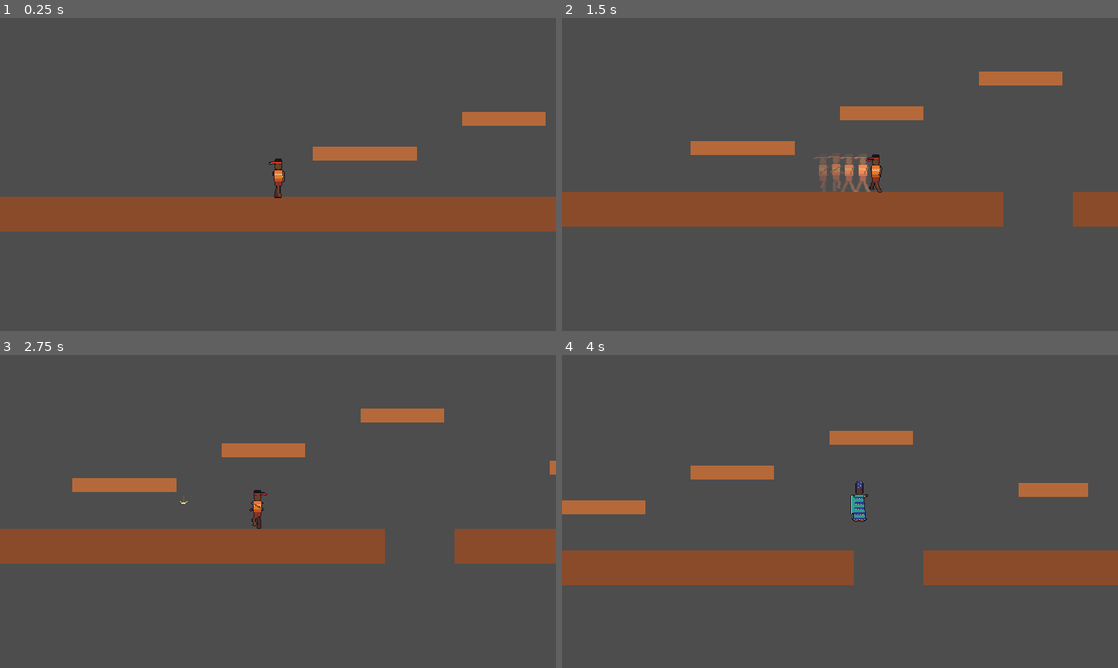
Above: before the commit, frames 1-4 (two rows, left to right).
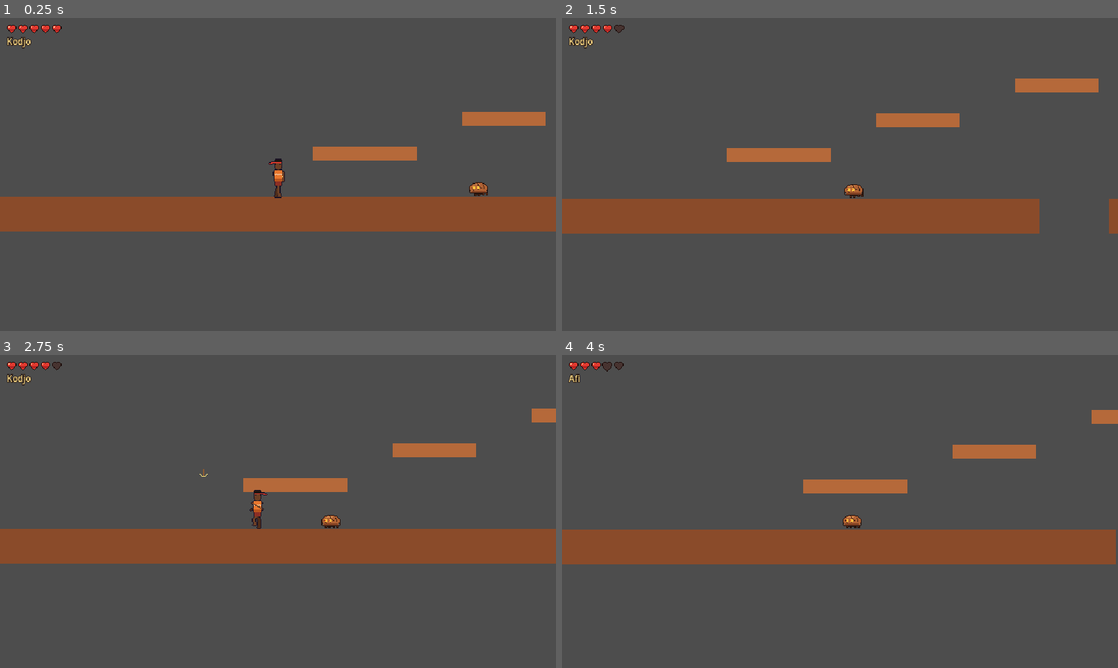
Above: after the commit, the same moments.

Repository: maximghost/xevioso
Game: Godot game, scene res://scenes/levels/test_level.tscn
The game is run twice, just before and just after one commit, with the same random seed, the same clock (stepped at 60 frames per second) and the same inputs.
Inputs:
- Up to frame 1 (0.25 s): no input
- Up to frame 2 (1.5 s): hold D (move_right) from 0.53 s (still down); tap K (ability) at 0.6, 1.35 s; tap Space (jump) at 0.77 s
- Up to frame 3 (2.75 s): tap Space (jump) at 1.52 s; release D (move_right) at 2.03 s; hold A (move_left) from 2.03 s (still down); tap J (attack) at 2.1 s; tap K (ability) at 2.3 s
- Up to frame 4 (4 s): release A (move_left) at 2.78 s; hold D (move_right) from 2.78 s (still down); tap Tab (switch_hero) at 2.85 s; tap Space (jump) at 3.02, 3.77 s; tap K (ability) at 3.05, 3.6 s

The runs differ from the first frame. In frame 1, 0.4% of the frame differs, in the area x 1-88%, y 2-57%; in frame 2, 9.0%; in frame 3, 5.7%; in frame 4, 18%, in the area x 0-100%, y 2-74%.

Commit message:
Premier ennemi, points de vie et réapparition
- Composant Health réutilisable (dégâts, soins, invincibilité temporaire)
- Motte sèche : patrouille, demi-tour aux bords, deux coups de hache, part en poussière
- Héros : recul quand il est touché, clignotement, mort dans le vide, réapparition
- HUD : cœurs et nom du héros joué
- Hache lancée à hauteur de hanche, un seul coup par hache

Diff:
--- /dev/null
+++ b/assets/enemies/crawler/crawler_frames.tres
@@ -0,0 +1,39 @@
+[gd_resource type="SpriteFrames" format=3]
+
+[ext_resource type="Texture2D" path="res://assets/enemies/crawler/crawler.png" id="1_tex"]
+
+[sub_resource type="AtlasTexture" id="walk_0"]
+atlas = ExtResource("1_tex")
+region = Rect2(0, 0, 24, 20)
+
+[sub_resource type="AtlasTexture" id="walk_1"]
+atlas = ExtResource("1_tex")
+region = Rect2(24, 0, 24, 20)
+
+[sub_resource type="AtlasTexture" id="walk_2"]
+atlas = ExtResource("1_tex")
+region = Rect2(48, 0, 24, 20)
+
+[sub_resource type="AtlasTexture" id="walk_3"]
+atlas = ExtResource("1_tex")
+region = Rect2(72, 0, 24, 20)
+
+[resource]
+animations = [{
+"frames": [{
+"duration": 1.0,
+"texture": SubResource("walk_0")
+}, {
+"duration": 1.0,
+"texture": SubResource("walk_1")
+}, {
+"duration": 1.0,
+"texture": SubResource("walk_2")
+}, {
+"duration": 1.0,
+"texture": SubResource("walk_3")
+}],
+"loop": true,
+"name": &"walk",
+"speed": 6.0
+}]
--- /dev/null
+++ b/scenes/enemies/crawler/crawler.gd
@@ -0,0 +1,142 @@
+class_name Crawler
+extends CharacterBody2D
+## La Motte sèche : une motte d'argile desséchée, sbire du Mangeur de Pluie.
+##
+## Le plus simple des ennemis : elle patrouille, fait demi-tour devant un mur ou au bord
+## du vide, et blesse le héros qui la touche. Deux coups de hache la réduisent en poussière.
+## Elle sert de modèle aux ennemis suivants :
+##   - Health : ses points de vie ;
+##   - take_hit() : appelée quand elle est touchée ;
+##   - Hitbox : zone où elle peut être touchée, volontairement plus grande que le dessin
+##     (un coup qui « frôle » doit compter : c'est plus juste pour le joueur) ;
+##   - Hurtbox : zone de contact qui blesse les héros, un peu plus petite que le dessin
+##     (un héros qui frôle l'ennemi ne doit pas être puni).
+
+
+## Vitesse de marche, en pixels par seconde.
+@export var speed: float = 36.0
+
+## Direction de départ : -1 vers la gauche, 1 vers la droite.
+@export_enum("Gauche:-1", "Droite:1") var start_direction: int = -1
+
+## Dégâts infligés au héros qui la touche.
+@export var contact_damage: int = 1
+
+## Gravité, en pixels par seconde au carré.
+@export var gravity: float = 900.0
+
+## Recul quand elle est touchée, en pixels par seconde.
+@export var knockback_speed: float = 110.0
+
+## Durée pendant laquelle elle est sonnée après un coup (elle ne marche plus).
+@export var stun_time: float = 0.25
+
+# Direction de marche actuelle.
+var _direction: int = -1
+# Temps restant avant de reprendre la marche après un coup.
+var _stun_timer: float = 0.0
+# Vrai dès qu'elle est vaincue : elle ne fait plus rien et disparaît.
+var _dead: bool = false
+
+@onready var _health: Health = $Health
+@onready var _sprite: AnimatedSprite2D = $Sprite
+@onready var _ledge_ray: RayCast2D = $LedgeRay
+@onready var _hurtbox: Area2D = $Hurtbox
+
+# Écart horizontal du rayon qui détecte le bord du vide, devant ses pattes.
+var _ledge_ray_offset: float = 0.0
+
+
+func _ready() -> void:
+	_ledge_ray_offset = absf(_ledge_ray.position.x)
+	_set_direction(start_direction)
+	_health.died.connect(_on_died)
+	_sprite.play(&"walk")
+
+
+func _physics_process(delta: float) -> void:
+	if _dead:
+		return
+
+	if not is_on_floor():
+		velocity.y += gravity * delta
+
+	if _stun_timer > 0.0:
+		# Sonnée : elle glisse sur son recul et ralentit.
+		_stun_timer -= delta
+		velocity.x = move_toward(velocity.x, 0.0, 600.0 * delta)
+	else:
+		velocity.x = _direction * speed
+		# Demi-tour devant un mur, ou quand le sol s'arrête devant elle.
+		if is_on_floor() and (is_on_wall() or not _ledge_ray.is_colliding()):
+			_set_direction(-_direction)
+			velocity.x = _direction * speed
+
+	move_and_slide()
+	_hurt_touching_heroes()
+
+
+## Blesse les héros qui la touchent. Vérifié à chaque image (et pas seulement à l'entrée
+## dans la zone) : un héros qui reste collé reprend un coup dès la fin de son invincibilité.
+func _hurt_touching_heroes() -> void:
+	for body in _hurtbox.get_overlapping_bodies():
+		if body.has_method("take_hit"):
+			# Repousse le héros du côté opposé à la motte.
+			var side: float = signf(body.global_position.x - global_position.x)
+			body.take_hit(contact_damage, side if side != 0.0 else float(-_direction))
+
+
+## Reçoit un coup (appelée par la hache). « from_direction » : sens du coup (-1 ou 1).
+func take_hit(damage: int, from_direction: float) -> void:
+	if _dead or not _health.damage(damage):
+		return
+	_stun_timer = stun_time
+	velocity.x = from_direction * knockback_speed
+	# Éclair blanc : le coup se voit.
+	_sprite.modulate = Color(4.0, 4.0, 4.0)
+	create_tween().tween_property(_sprite, "modulate", Color.WHITE, 0.15)
+
+
+## Change de sens : retourne le sprite et place le rayon devant les pattes.
+func _set_direction(new_direction: int) -> void:
+	_direction = new_direction
+	# Le dessin regarde vers la gauche : on le retourne quand elle va vers la droite.
+	_sprite.flip_h = _direction > 0
+	_ledge_ray.position.x = _ledge_ray_offset * _direction
+
+
+## Vaincue : elle ne blesse plus, s'écrase et part en poussière.
+func _on_died() -> void:
+	_dead = true
+	# set_deferred : on ne modifie pas la physique au milieu d'un calcul de collision.
+	_hurtbox.set_deferred("monitoring", false)
+	$Hitbox.set_deferred("monitorable", false)
+	$CollisionShape2D.set_deferred("disabled", true)
+	_sprite.stop()
+	_spawn_dust()
+	var tween := create_tween().set_parallel()
+	tween.tween_property(_sprite, "scale", Vector2(1.4, 0.4), 0.18)
+	tween.tween_property(_sprite, "modulate:a", 0.0, 0.18)
+	tween.chain().tween_callback(queue_free)
+
+
+## Petit nuage de poussière de latérite à l'endroit où elle disparaît.
+func _spawn_dust() -> void:
+	var dust := CPUParticles2D.new()
+	dust.one_shot = true
+	dust.explosiveness = 1.0
+	dust.amount = 14
+	dust.lifetime = 0.45
+	dust.direction = Vector2.UP
+	dust.spread = 80.0
+	dust.initial_velocity_min = 30.0
+	dust.initial_velocity_max = 80.0
+	dust.gravity = Vector2(0.0, 160.0)
+	dust.scale_amount_min = 1.0
+	dust.scale_amount_max = 2.5
+	dust.color = Color(0.72, 0.44, 0.24)
+	dust.global_position = global_position + Vector2(0.0, -4.0)
+	dust.emitting = true
+	get_parent().add_child(dust)
+	# Le nuage se supprime une fois fini.
+	dust.finished.connect(dust.queue_free)
--- /dev/null
+++ b/scenes/enemies/crawler/crawler.tscn
@@ -0,0 +1,56 @@
+[gd_scene format=3]
+
+[ext_resource type="Script" path="res://scenes/enemies/crawler/crawler.gd" id="1_script"]
+[ext_resource type="SpriteFrames" path="res://assets/enemies/crawler/crawler_frames.tres" id="2_frames"]
+[ext_resource type="Script" path="res://scripts/core/health.gd" id="3_health"]
+
+[sub_resource type="RectangleShape2D" id="body_shape"]
+size = Vector2(18, 12)
+
+[sub_resource type="RectangleShape2D" id="hurt_shape"]
+size = Vector2(16, 10)
+
+[sub_resource type="RectangleShape2D" id="hit_shape"]
+size = Vector2(20, 20)
+
+[node name="Crawler" type="CharacterBody2D"]
+collision_layer = 4
+collision_mask = 1
+floor_snap_length = 4.0
+script = ExtResource("1_script")
+
+[node name="CollisionShape2D" type="CollisionShape2D" parent="."]
+position = Vector2(0, -6)
+shape = SubResource("body_shape")
+
+[node name="Sprite" type="AnimatedSprite2D" parent="."]
+position = Vector2(0, -10)
+sprite_frames = ExtResource("2_frames")
+animation = &"walk"
+
+[node name="LedgeRay" type="RayCast2D" parent="."]
+position = Vector2(10, -2)
+target_position = Vector2(0, 8)
+collision_mask = 1
+
+[node name="Hurtbox" type="Area2D" parent="."]
+collision_layer = 0
+collision_mask = 2
+monitorable = false
+
+[node name="CollisionShape2D" type="CollisionShape2D" parent="Hurtbox"]
+position = Vector2(0, -6)
+shape = SubResource("hurt_shape")
+
+[node name="Hitbox" type="Area2D" parent="."]
+collision_layer = 4
+collision_mask = 0
+monitoring = false
+
+[node name="CollisionShape2D" type="CollisionShape2D" parent="Hitbox"]
+position = Vector2(0, -10)
+shape = SubResource("hit_shape")
+
+[node name="Health" type="Node" parent="."]
+script = ExtResource("3_health")
+max_health = 2
--- a/scenes/fx/lightning_axe.gd
+++ b/scenes/fx/lightning_axe.gd
@@ -23,6 +23,10 @@
 
 var _travelled: float = 0.0
 
+# Vrai dès que la hache a touché quelque chose : un seul coup par hache, même si elle
+# touche deux choses dans la même image (le corps et la zone d'un ennemi, par exemple).
+var _spent: bool = false
+
 
 func _ready() -> void:
 	body_entered.connect(_on_hit)
@@ -39,9 +43,23 @@
 		queue_free()
 
 
-## Appelée quand la hache touche un corps (mur, sol) ou une zone (ennemi).
+## Appelée quand la hache touche un corps (mur, sol, ennemi) ou une zone (Hitbox d'ennemi).
 func _on_hit(target: Node) -> void:
-	# Les ennemis exposeront une méthode take_hit() : la hache leur inflige ses dégâts.
+	if _spent:
+		return
+	_spent = true
+	var victim := _find_damageable(target)
+	if victim != null:
+		victim.take_hit(damage, direction)
+	queue_free()
+
+
+## Trouve qui doit recevoir le coup : la cible elle-même si elle sait encaisser
+## (méthode take_hit), sinon la scène à laquelle appartient la zone touchée
+## (la Hitbox d'un ennemi transmet le coup à son ennemi).
+func _find_damageable(target: Node) -> Node:
 	if target.has_method("take_hit"):
-		target.take_hit(damage, direction)
-	queue_free()
+		return target
+	if target.owner != null and target.owner.has_method("take_hit"):
+		return target.owner
+	return null
--- a/scenes/heroes/player.gd
+++ b/scenes/heroes/player.gd
@@ -1,6 +1,6 @@
 class_name Player
 extends CharacterBody2D
-## Contrôleur des Envoyés : course, saut, chute, hache de foudre et changement de héros.
+## Contrôleur des Envoyés : course, saut, hache de foudre, capacités, coups reçus et réapparition.
 ##
 ## Un seul nœud Player représente toute l'équipe : changer de héros change son apparence
 ## et sa capacité, mais le corps physique reste le même, à la même place.
@@ -31,6 +31,33 @@
 
 
 # ---------------------------------------------------------------------------
+# Coups reçus
+# ---------------------------------------------------------------------------
+@export_group("Coups reçus")
+
+## Recul quand le héros est touché (x : en arrière, y : vers le haut), en pixels par seconde.
+@export var hurt_knockback: Vector2 = Vector2(150.0, -170.0)
+
+## Durée pendant laquelle le héros, sonné, ne répond plus aux commandes.
+@export var hurt_stun_time: float = 0.3
+
+## Sous cette hauteur, le héros est tombé dans le vide : il réapparaît.
+@export var death_height: float = 600.0
+
+## Délai entre la mort et la réapparition, en secondes.
+@export var respawn_delay: float = 0.8
+
+## Invincibilité accordée à la réapparition, en secondes.
+@export var respawn_invincibility: float = 1.5
+
+
+## Émis quand on change de héros (pour l'interface).
+signal hero_changed(hero: HeroData)
+## Émis quand le héros meurt (avant de réapparaître).
+signal died
+
+
+# ---------------------------------------------------------------------------
 # Réglages de la course
 # ---------------------------------------------------------------------------
 @export_group("Course")
@@ -101,6 +128,21 @@
 
 # Le sprite animé, à l'intérieur du visuel.
 @onready var _sprite: AnimatedSprite2D = $Visual/Sprite
+
+# Les points de vie, partagés par toute l'équipe (un seul corps).
+@onready var health: Health = $Health
+
+# Temps restant pendant lequel le héros, touché, est sonné.
+var _hurt_timer: float = 0.0
+
+# Sens du dernier coup reçu, pour orienter le recul.
+var _last_hit_direction: float = 1.0
+
+# Vrai entre la mort et la réapparition : le héros ne fait plus rien.
+var _respawning: bool = false
+
+# Point de réapparition : la position de départ (plus tard, le dernier point de contrôle).
+var _respawn_point: Vector2 = Vector2.ZERO
 
 # Le héros joué : sa position dans la liste « heroes ».
 var _hero_index: int = 0
@@ -126,7 +168,8 @@
 	return material
 
 # Point de départ de la hache, par rapport au centre du héros (vers la droite).
-const AXE_OFFSET := Vector2(12.0, -14.0)
+# Lancée à hauteur de hanche : elle touche aussi les ennemis bas (comme la Motte sèche).
+const AXE_OFFSET := Vector2(12.0, -2.0)
 
 
 # ---------------------------------------------------------------------------
@@ -140,14 +183,34 @@
 		_apply_hero(0)
 	# Le lancer se termine quand son animation est finie.
 	_sprite.animation_finished.connect(_on_animation_finished)
+	_respawn_point = global_position
+	health.damaged.connect(_on_damaged)
+	health.died.connect(_on_died)
 
 
 func _physics_process(delta: float) -> void:
+	if _respawning:
+		return  # entre la mort et la réapparition, le héros est figé et invisible
+
 	# -1 à gauche, 1 à droite, 0 au repos ; une valeur intermédiaire avec un stick.
 	var direction: float = Input.get_axis("move_left", "move_right")
 
 	_update_timers(delta)
 	_tick_abilities(delta)
+	_update_blink()
+
+	if _hurt_timer > 0.0:
+		# Sonné : il subit son recul et la gravité, sans répondre aux commandes.
+		_hurt_timer -= delta
+		direction = 0.0
+		_apply_gravity(delta)
+		velocity.x = move_toward(velocity.x, 0.0, air_friction * delta)
+		_throw_timer = maxf(_throw_timer - delta, 0.0)
+		move_and_slide()
+		_update_animation()
+		_check_fall()
+		return
+
 	_handle_switch()
 	_handle_ability()
 
@@ -166,6 +229,7 @@
 
 	_update_facing(direction)
 	_update_animation()
+	_check_fall()
 
 
 # ---------------------------------------------------------------------------
@@ -265,6 +329,10 @@
 
 ## Choisit l'animation qui correspond à ce que fait le héros.
 func _update_animation() -> void:
+	if _hurt_timer > 0.0:
+		_sprite.speed_scale = 1.0
+		_sprite.play(&"hurt")
+		return
 	# Une capacité active impose son animation (si elle en a une et que le héros la possède).
 	if _ability != null and _ability.active and _ability.animation != &"":
 		if _sprite.sprite_frames.has_animation(_ability.animation):
@@ -346,6 +414,7 @@
 	_hero_index = index
 	_sprite.sprite_frames = heroes[index].frames
 	_ability = _abilities[index]
+	hero_changed.emit(heroes[index])
 
 
 ## Le héros joué (sa fiche), par exemple pour afficher son nom.
@@ -390,11 +459,6 @@
 ## Vrai si une capacité est en cours et pilote le mouvement.
 func _ability_in_control() -> bool:
 	return _ability != null and _ability.active and _ability.takes_control
-
-
-## Vrai si le héros ne peut pas être blessé (servira avec les ennemis).
-func is_invulnerable() -> bool:
-	return _ability != null and _ability.grants_invulnerability()
 
 
 # ---------------------------------------------------------------------------
@@ -417,3 +481,85 @@
 	var tween := ghost.create_tween()
 	tween.tween_property(ghost, "modulate:a", 0.0, lifetime)
 	tween.tween_callback(ghost.queue_free)
+
+
+# ---------------------------------------------------------------------------
+# Coups reçus, mort et réapparition
+# ---------------------------------------------------------------------------
+
+## Reçoit un coup (appelée par les ennemis). « from_direction » : sens du coup,
+## 1 s'il vient de la gauche (le héros recule vers la droite), -1 sinon.
+func take_hit(damage: int, from_direction: float) -> void:
+	if _respawning or is_invulnerable():
+		return
+	# Le recul est appliqué dans _on_damaged, seulement si le coup porte vraiment.
+	_last_hit_direction = signf(from_direction) if from_direction != 0.0 else -float(facing)
+	health.damage(damage)
+
+
+## Le coup a porté : recul, héros sonné, capacité ou lancer interrompus.
+func _on_damaged(_amount: int) -> void:
+	if health.is_dead():
+		return  # la mort prend le relais (_on_died)
+	if _ability != null and _ability.active:
+		_ability.cancel()
+	_throwing = false
+	_hurt_timer = hurt_stun_time
+	velocity = Vector2(hurt_knockback.x * _last_hit_direction, hurt_knockback.y)
+	# Le héros regarde d'où vient le coup.
+	set_facing(-int(_last_hit_direction))
+
+
+## Vrai si le héros ne peut pas être blessé : capacité protectrice (Ruée)
+## ou invincibilité après un coup.
+func is_invulnerable() -> bool:
+	return (_ability != null and _ability.grants_invulnerability()) or health.is_invincible()
+
+
+## Fait clignoter le héros pendant son invincibilité après un coup.
+func _update_blink() -> void:
+	if health.is_invincible():
+		# Visible une image sur deux, à 15 alternances par seconde environ.
+		_visual.visible = int(Time.get_ticks_msec() / 66.0) % 2 == 0
+	else:
+		_visual.visible = true
+
+
+## Tombé dans le vide : mort immédiate.
+func _check_fall() -> void:
+	if global_position.y > death_height:
+		health.kill()
+
+
+## Mort : le héros disparaît, puis réapparaît au point de départ.
+func _on_died() -> void:
+	if _respawning:
+		return
+	_respawning = true
+	if _ability != null and _ability.active:
+		_ability.cancel()
+	_throwing = false
+	_hurt_timer = 0.0
+	velocity = Vector2.ZERO
+	_visual.visible = false
+	died.emit()
+	# La minuterie respecte la pause (elle ne s'écoule pas pendant le menu).
+	await get_tree().create_timer(respawn_delay, false).timeout
+	_respawn()
+
+
+## Replace le héros au point de réapparition, avec toute sa vie et un peu d'invincibilité.
+func _respawn() -> void:
+	global_position = _respawn_point
+	velocity = Vector2.ZERO
+	health.refill()
+	health.make_invincible(respawn_invincibility)
+	_visual.visible = true
+	_respawning = false
+	# La caméra rejoint le héros d'un coup, sans glisser à travers tout le niveau.
+	$Camera2D.reset_smoothing()
+
+
+## Change le point de réapparition (servira aux points de contrôle).
+func set_respawn_point(point: Vector2) -> void:
+	_respawn_point = point
--- a/scenes/heroes/player.tscn
+++ b/scenes/heroes/player.tscn
@@ -5,6 +5,7 @@
 [ext_resource type="Resource" path="res://assets/heroes/kodjo/kodjo_data.tres" id="4_kodjo_data"]
 [ext_resource type="Resource" path="res://assets/heroes/afi/afi_data.tres" id="5_afi_data"]
 [ext_resource type="Script" path="res://scripts/heroes/hero_data.gd" id="6_herodata"]
+[ext_resource type="Script" path="res://scripts/core/health.gd" id="7_health"]
 
 [sub_resource type="CapsuleShape2D" id="CapsuleShape2D_mxjp5"]
 radius = 7.0
@@ -29,3 +30,8 @@
 [node name="Camera2D" type="Camera2D" parent="." unique_id=1365893825]
 position_smoothing_enabled = true
 position_smoothing_speed = 8.0
+
+[node name="Health" type="Node" parent="." unique_id=771203455]
+script = ExtResource("7_health")
+max_health = 5
+invincibility_time = 1.0
--- a/scenes/levels/test_level.tscn
+++ b/scenes/levels/test_level.tscn
@@ -9,6 +9,8 @@
 [ext_resource type="Resource" path="res://assets/heroes/kokou/kokou_data.tres" id="h_kokou"]
 [ext_resource type="PackedScene" path="res://scenes/ui/pause_menu.tscn" id="3_pause"]
 [ext_resource type="Script" path="res://scripts/heroes/hero_data.gd" id="h_data"]
+[ext_resource type="PackedScene" path="res://scenes/ui/hud.tscn" id="4_hud"]
+[ext_resource type="PackedScene" path="res://scenes/enemies/crawler/crawler.tscn" id="5_crawler"]
 
 [sub_resource type="RectangleShape2D" id="RectangleShape2D_v45ci"]
 size = Vector2(800, 40)
@@ -102,3 +104,18 @@
 [node name="TouchControls" parent="." instance=ExtResource("2_touch")]
 
 [node name="PauseMenu" parent="." instance=ExtResource("3_pause")]
+
+[node name="Enemies" type="Node2D" parent="." unique_id=880112001]
+
+[node name="Crawler1" parent="Enemies" unique_id=880112002 instance=ExtResource("5_crawler")]
+position = Vector2(-60, 140)
+
+[node name="Crawler2" parent="Enemies" unique_id=880112003 instance=ExtResource("5_crawler")]
+position = Vector2(560, 140)
+start_direction = 1
+
+[node name="Crawler3" parent="Enemies" unique_id=880112004 instance=ExtResource("5_crawler")]
+position = Vector2(330, 62)
+
+[node name="HUD" parent="." unique_id=880112005 node_paths=PackedStringArray("player") instance=ExtResource("4_hud")]
+player = NodePath("../Player")
--- /dev/null
+++ b/scenes/ui/hud.gd
@@ -0,0 +1,55 @@
+extends CanvasLayer
+## Interface en jeu : les cœurs (points de vie de l'équipe) et le nom du héros joué.
+##
+## Le HUD ne fait qu'afficher : il écoute les signaux du Player et de sa Health,
+## il ne modifie rien. On peut donc le retirer ou le refaire sans toucher au jeu.
+
+
+## Le héros à suivre.
+@export var player: Player
+
+## Cœur plein et cœur vide.
+@export var heart_full: Texture2D = preload("res://assets/ui/hud/heart_full.png")
+@export var heart_empty: Texture2D = preload("res://assets/ui/hud/heart_empty.png")
+
+@onready var _hearts: HBoxContainer = $Margin/Box/Hearts
+@onready var _hero_name: Label = $Margin/Box/HeroName
+
+
+func _ready() -> void:
+	if player == null:
+		push_warning("HUD : aucun Player renseigné dans l'inspecteur.")
+		return
+	player.health.changed.connect(_on_health_changed)
+	player.hero_changed.connect(_on_hero_changed)
+	# Affichage initial (le Player est peut-être prêt avant le HUD).
+	_on_health_changed(player.health.current, player.health.max_health)
+	if player.current_hero() != null:
+		_on_hero_changed(player.current_hero())
+
+
+## Redessine la rangée de cœurs : pleins d'abord, puis vides.
+func _on_health_changed(current: int, maximum: int) -> void:
+	# Ajuste le nombre de cœurs au maximum (il pourra augmenter en cours de jeu).
+	while _hearts.get_child_count() < maximum:
+		var heart := TextureRect.new()
+		heart.stretch_mode = TextureRect.STRETCH_KEEP
+		_hearts.add_child(heart)
+	while _hearts.get_child_count() > maximum:
+		var extra := _hearts.get_child(_hearts.get_child_count() - 1)
+		_hearts.remove_child(extra)
+		extra.queue_free()
+
+	for i in maximum:
+		var heart: TextureRect = _hearts.get_child(i)
+		var was_full: bool = heart.texture == heart_full
+		heart.texture = heart_full if i < current else heart_empty
+		# Le cœur qui vient d'être perdu sursaute : on voit tout de suite le coup.
+		if was_full and i >= current:
+			heart.pivot_offset = heart.size / 2.0
+			heart.scale = Vector2(1.6, 1.6)
+			create_tween().tween_property(heart, "scale", Vector2.ONE, 0.2)
+
+
+func _on_hero_changed(hero: HeroData) -> void:
+	_hero_name.text = hero.display_name
--- /dev/null
+++ b/scenes/ui/hud.tscn
@@ -0,0 +1,34 @@
+[gd_scene format=3]
+
+[ext_resource type="Script" path="res://scenes/ui/hud.gd" id="1_hud"]
+
+[sub_resource type="LabelSettings" id="name_settings"]
+font_size = 10
+font_color = Color(1, 0.88, 0.55, 1)
+outline_size = 3
+outline_color = Color(0.12, 0.06, 0.04, 1)
+
+[node name="HUD" type="CanvasLayer"]
+layer = 10
+script = ExtResource("1_hud")
+
+[node name="Margin" type="MarginContainer" parent="."]
+offset_right = 200.0
+offset_bottom = 40.0
+mouse_filter = 2
+theme_override_constants/margin_left = 8
+theme_override_constants/margin_top = 8
+
+[node name="Box" type="VBoxContainer" parent="Margin"]
+layout_mode = 2
+mouse_filter = 2
+theme_override_constants/separation = 2
+
+[node name="Hearts" type="HBoxContainer" parent="Margin/Box"]
+layout_mode = 2
+mouse_filter = 2
+theme_override_constants/separation = 2
+
+[node name="HeroName" type="Label" parent="Margin/Box"]
+layout_mode = 2
+label_settings = SubResource("name_settings")
--- /dev/null
+++ b/scripts/core/health.gd
@@ -0,0 +1,85 @@
+class_name Health
+extends Node
+## Points de vie, réutilisable par tout ce qui peut être blessé : héros, ennemis, boss.
+##
+## On l'ajoute comme nœud enfant (nommé « Health ») et on écoute ses signaux.
+## Il gère aussi l'invincibilité temporaire après un coup : pendant ce temps,
+## les nouveaux coups sont ignorés (le héros clignote, il a le temps de s'éloigner).
+
+
+## Émis à chaque changement (coup, soin, remise à neuf) : pratique pour l'interface.
+signal changed(current: int, maximum: int)
+## Émis quand un coup porte réellement.
+signal damaged(amount: int)
+## Émis quand les points de vie tombent à zéro.
+signal died
+
+## Points de vie maximum.
+@export var max_health: int = 3
+
+## Durée d'invincibilité après un coup, en secondes (0 = aucune).
+@export var invincibility_time: float = 0.0
+
+## Points de vie actuels.
+var current: int = 0
+
+# Temps d'invincibilité restant.
+var _invincible_timer: float = 0.0
+
+
+func _ready() -> void:
+	current = max_health
+
+
+func _physics_process(delta: float) -> void:
+	_invincible_timer = maxf(_invincible_timer - delta, 0.0)
+
+
+## Inflige « amount » points de dégâts. Renvoie vrai si le coup a porté.
+func damage(amount: int) -> bool:
+	if is_dead() or is_invincible() or amount <= 0:
+		return false
+	current = maxi(current - amount, 0)
+	_invincible_timer = invincibility_time
+	changed.emit(current, max_health)
+	damaged.emit(amount)
+	if current == 0:
+		died.emit()
+	return true
+
+
+## Rend « amount » points de vie, sans dépasser le maximum.
+func heal(amount: int) -> void:
+	if is_dead():
+		return
+	current = mini(current + amount, max_health)
+	changed.emit(current, max_health)
+
+
+## Remet les points de vie au maximum (réapparition, point de contrôle).
+func refill() -> void:
+	current = max_health
+	_invincible_timer = 0.0
+	changed.emit(current, max_health)
+
+
+## Tue sur le coup, quelle que soit l'invincibilité (chute dans le vide).
+func kill() -> void:
+	if is_dead():
+		return
+	current = 0
+	changed.emit(current, max_health)
+	died.emit()
+
+
+## Rend invincible pour « duration » secondes (ex. juste après la réapparition).
+func make_invincible(duration: float) -> void:
+	_invincible_timer = maxf(_invincible_timer, duration)
+
+
+func is_invincible() -> bool:
+	return _invincible_timer > 0.0
+
+
+func is_dead() -> bool:
+	return current <= 0
Binary file added: assets/enemies/crawler/crawler.png
Not shown, added: assets/enemies/crawler/crawler.png.import
Binary file added: assets/ui/hud/heart_empty.png
Not shown, added: assets/ui/hud/heart_empty.png.import
Binary file added: assets/ui/hud/heart_full.png
Not shown, added: assets/ui/hud/heart_full.png.import
Not shown, added: scenes/enemies/crawler/crawler.gd.uid
Not shown, added: scenes/ui/hud.gd.uid
Not shown, added: scripts/core/health.gd.uid
